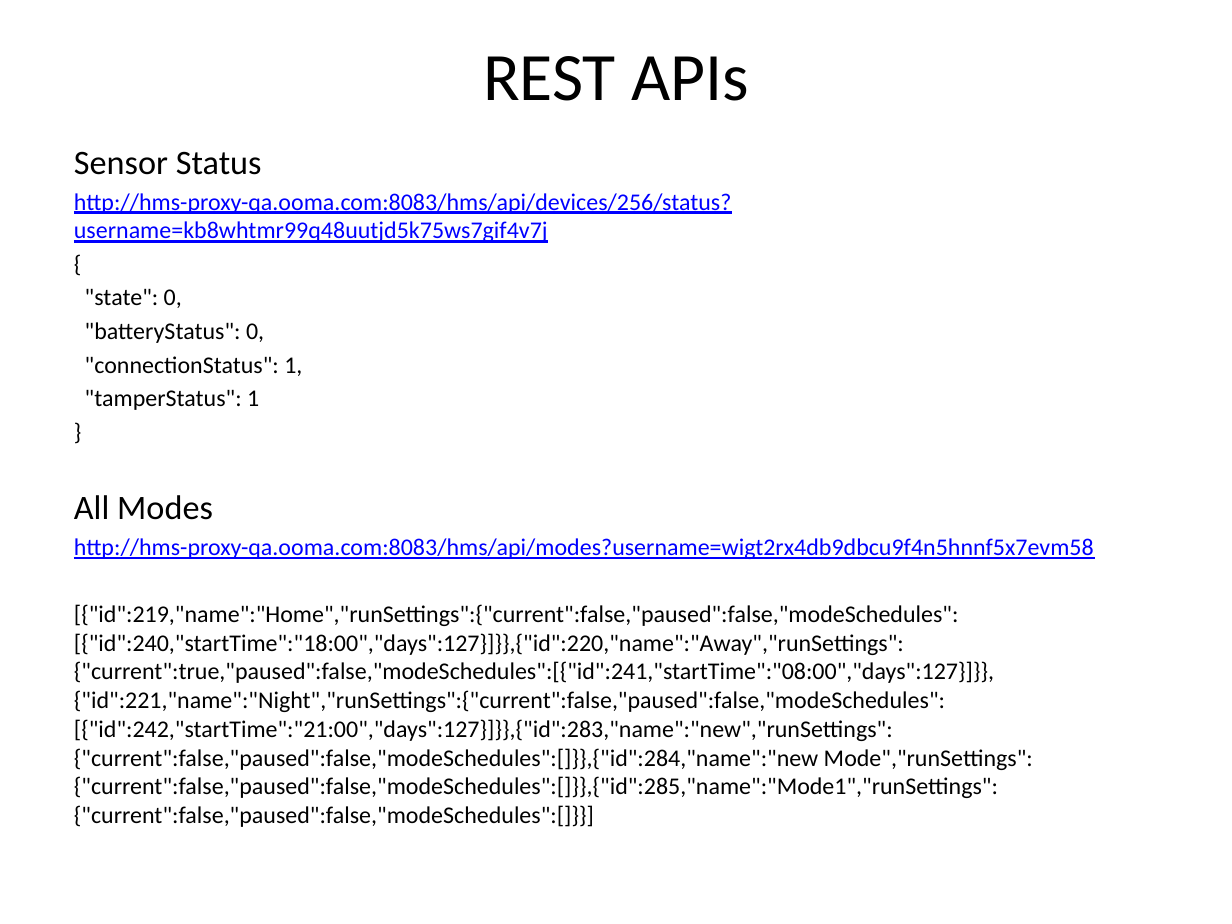
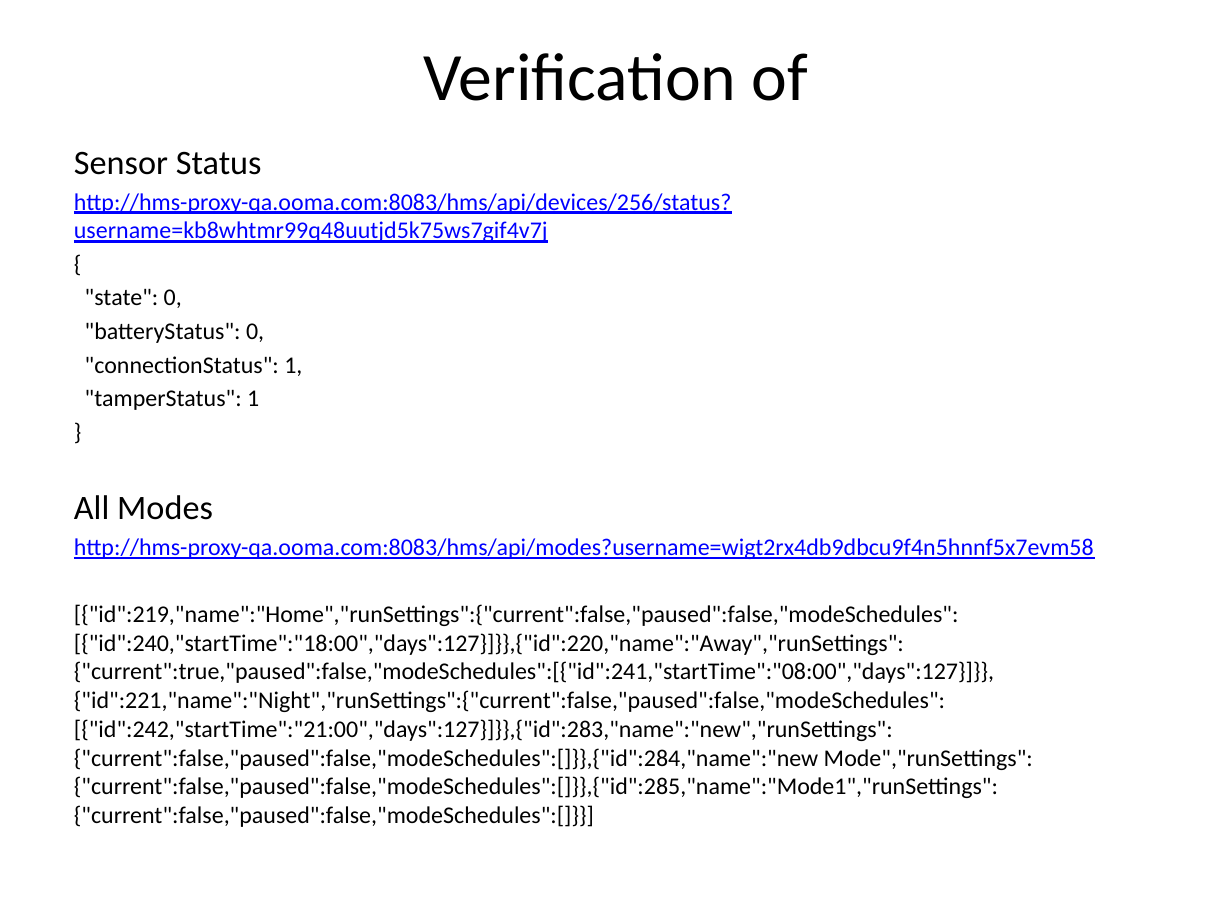
Before and after one commit to disencd/ooma-automation, a slide deck: slide 6 of ooma/homemonitoring/docs/Home Security.pptx. Drawn at 1232x924 pixels with LibreOffice and Linux fonts; fonts in the diff are those of the drawing. Boxes give left, top, right and bottom in pixels: in the first picture for what was removed or moved away, otherwise in the second. Text is boxed around its words. In the diff, an @@ line names an element or a change of style, - is before the commit and + after.

```diff
--- a/ooma/homemonitoring/docs/Home Security.pptx
+++ b/ooma/homemonitoring/docs/Home Security.pptx
@@ title at [424,53,808,101]: text changed @@
-REST APIs
+Verification of
```
Also in this commit, not shown: 4 other slides changed, 4 other files.
